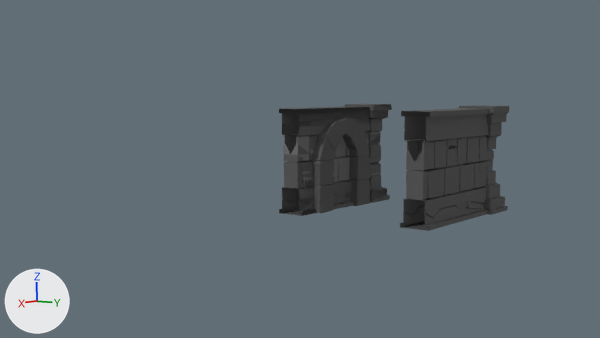
The Blender file dungeon.blend: old version first, new version second.
Both versions are drawn from the file's camera 'Camera'. Lighting does not change. The marker at lower left points along +X, +Y and +Z. The same objects are shown in both versions, whatever each file hides.

Objects in the first picture: 'Wall_2', 'Wall_with_door_pillar2', 'wall_6'.
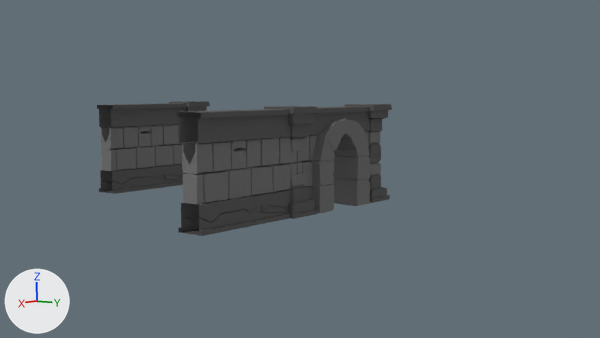
Where the change shows, as pixel boxes [x1, y1, x2, y2] in the pictures (600 x 338 px):
'wall_6', moved: before [400, 105, 509, 231]; after [177, 106, 317, 236]
'Wall_2', moved: before [279, 104, 392, 216]; after [97, 101, 210, 194]

What changed in the scene script:
```text
Change ob_wall_2:
    ob_wall_2.location: (2.0, 0.0, 2.0) -> (2.0, -8.0, 2.0)
Change ob_wall_6:
    ob_wall_6.location: (0.0, 4.0, 1.5) -> (4.0, 0.0, 1.5)
```
